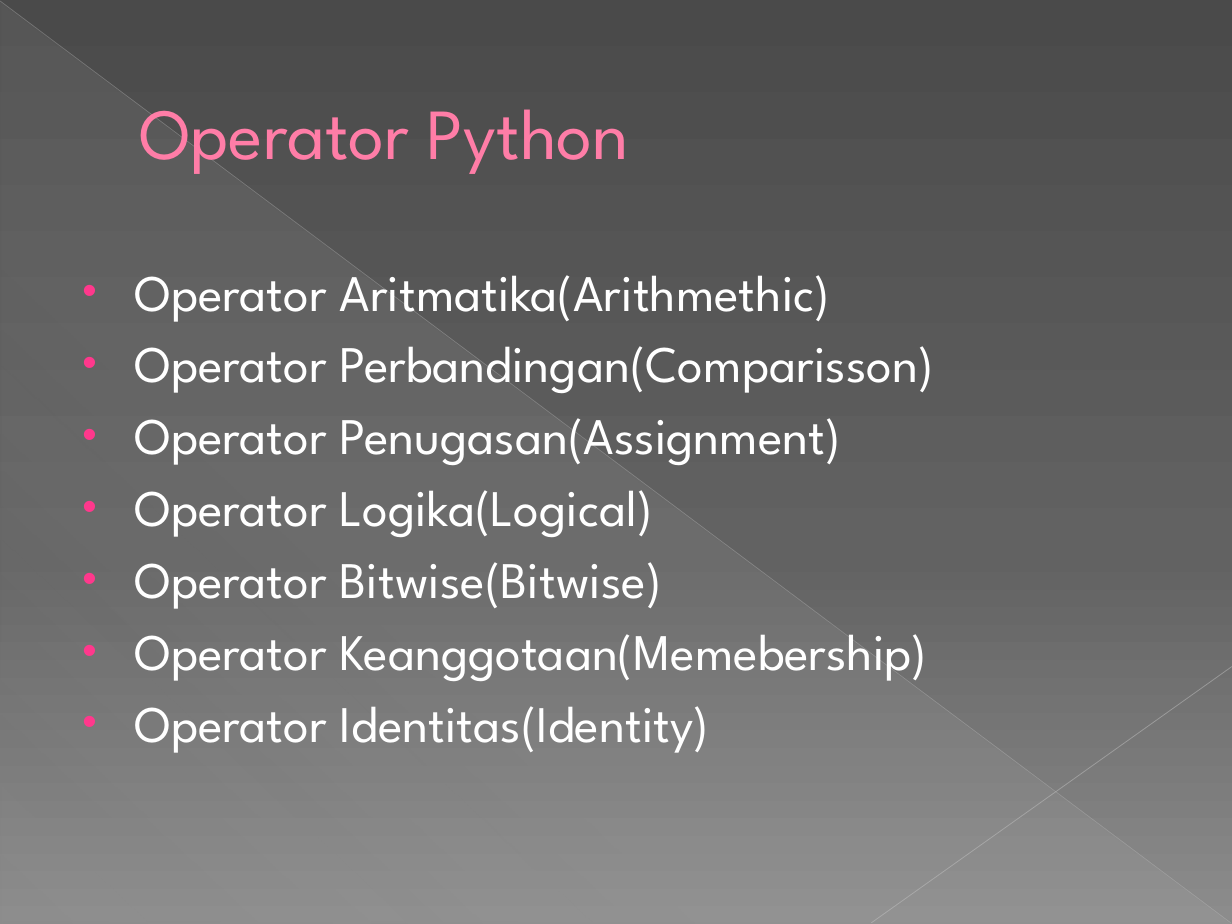
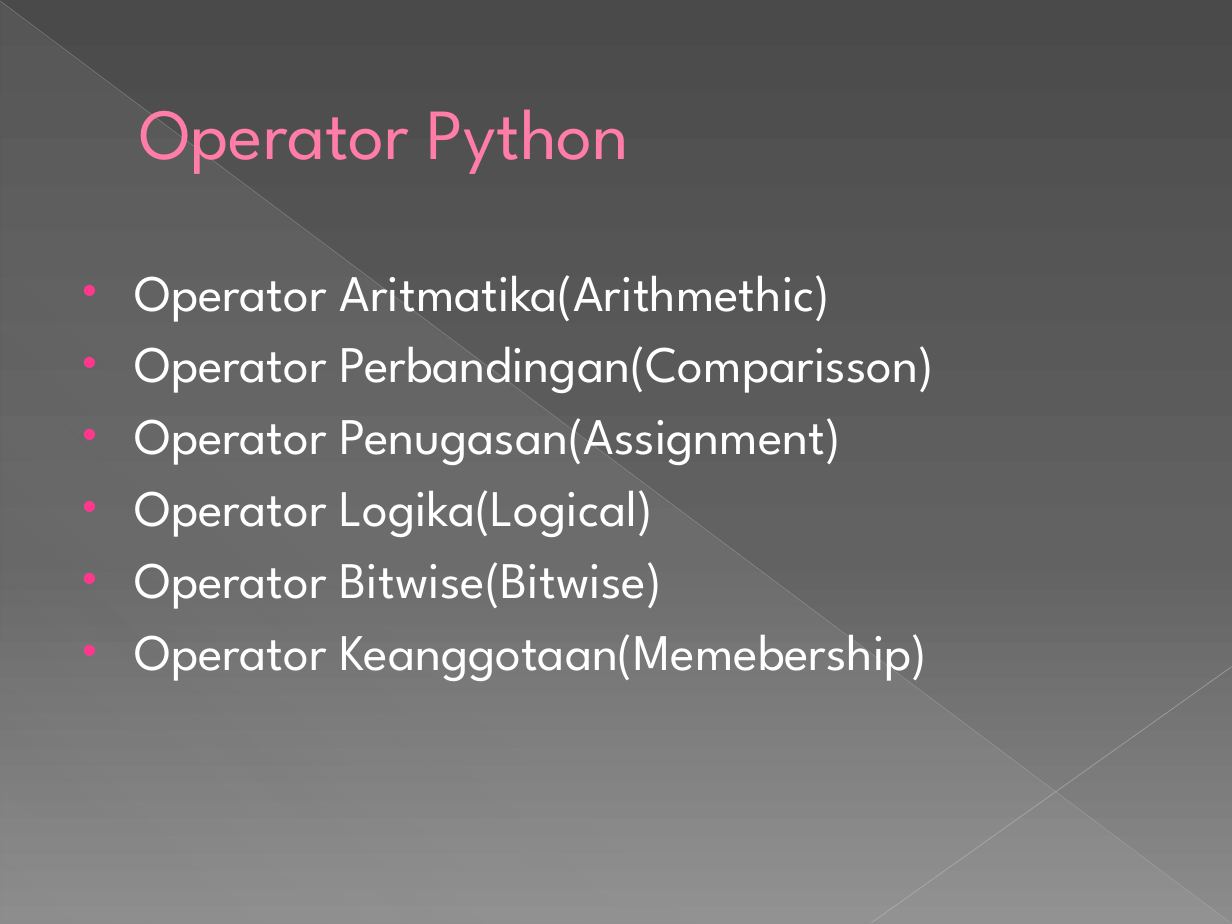
Before and after one commit to IrfanFadhilah48/Deep-Learning, a slide deck: slide 19 of DEEP LEARNING 1.pptx (slide 18 before the commit). Drawn at 1232x924 pixels with LibreOffice and Linux fonts; fonts in the diff are those of the drawing. Boxes give left, top, right and bottom in pixels: in the first picture for what was removed or moved away, otherwise in the second. Text is boxed around its words. In the diff, an @@ line names an element or a change of style, - is before the commit and + after.

```diff
--- a/DEEP LEARNING 1.pptx
+++ b/DEEP LEARNING 1.pptx
@@ text at (x1=134, y1=706, x2=710, y2=753): paragraph removed @@
-• Operator Identitas(Identity)
```
Also in this commit, not shown: 3 other slides changed, 1 slide added.
